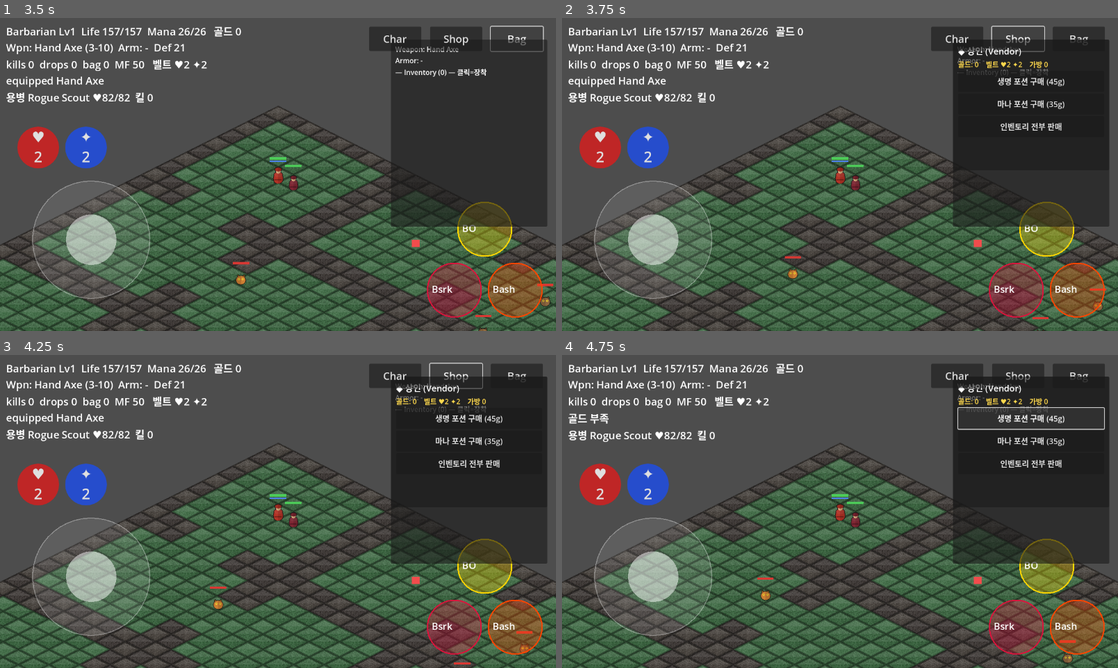
Above: before the commit, frames 1-4 (two rows, left to right).
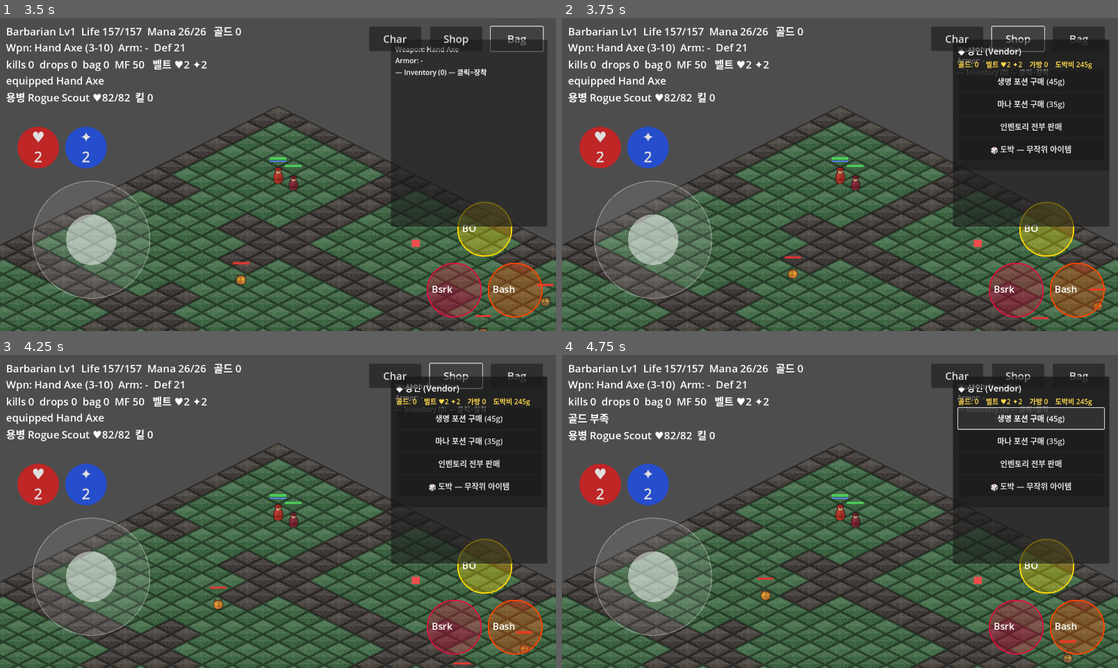
Above: after the commit, the same moments.

Repository: jflakeee/diablo
Game: Godot game, scene res://main.tscn
The game is run twice, just before and just after one commit, with the same random seed, the same clock (stepped at 60 frames per second) and the same inputs.
Inputs:
- Up to frame 1 (3.5 s): click "Normal" at 0.5 s; click "Normal" at 1.25 s; click "⚔ Barbarian — 근접 · 탱커" at 2 s; click "Bag" at 2.75 s
- Up to frame 2 (3.75 s): click "Shop" at 3.5 s
- Up to frame 3 (4.25 s): no input
- Up to frame 4 (4.75 s): click "생명 포션 구매 (45g)" at 4.25 s

Frame 1 is identical in both runs. In frame 2, 0.3% of the frame differs, in the area x 77-96%, y 13-44%; in frame 3, 0.3%; in frame 4, 0.3%.

Commit message:
feat(game_dungeon): 도박 시스템 (골드 소비처)
상인 도박: 골드 지불(200+Lv*45)→무작위 아이템(매직70/레어22/유니크8%).
베이스 랜덤, ilvl=플레이어Lv+5. 오토플레이 골드 여유 시 도박(검증).

실측(HD4000): barb 도박2회, 골드 순환 확인, 양쪽 PASS, 에러 0.

Co-Authored-By: Claude Opus 4.8 (1M context) <noreply@anthropic.com>

Diff:
--- a/prototype/game_dungeon/main.gd
+++ b/prototype/game_dungeon/main.gd
@@ -76,6 +76,7 @@
 const COST_MP_POT := 35
 var _vendor_panel: Panel
 var _gold_sold := 0
+var _gambles := 0
 # ── 스탯/스킬 포인트 분배(성장) ──
 var _stat_points := 0
 var _char_panel: Panel
@@ -1020,6 +1021,9 @@
 		_sell_all()
 	if _gold >= COST_HP_POT and _belt_hp < 3:
 		_buy_potion("health")
+	# 골드 여유 시 도박(검증)
+	if _gold > _gamble_cost() + 400:
+		_gamble()
 	if _class == "barbarian" and not _bo_done:
 		_cast_battle_orders()
 		_bo_done = true
@@ -1109,7 +1113,7 @@
 		print("[POT] quaffed=%d belt(♥%d ✦%d)" % [_potions_quaffed, _belt_hp, _belt_mp])
 		var mstate := ("alive %d/%d" % [_merc.life, _merc.max_life]) if (_merc != null and _merc.alive) else "down"
 		print("[MERC] kills=%d state=%s" % [_merc_kills, mstate])
-		print("[GOLD] gold=%d sold_total=%d" % [_gold, _gold_sold])
+		print("[GOLD] gold=%d sold_total=%d gambles=%d" % [_gold, _gold_sold, _gambles])
 		print("[CHAR] str=%d dex=%d vit=%d energy=%d mastery=%d unspent(stat=%d skill=%d)" % [
 			_player.stat_str, _player.stat_dex, _player.stat_vit, _player.stat_energy,
 			_player.skill_level("mastery" if _class != "sorceress" else "fireball"), _stat_points, _player.skill_points])
@@ -1612,6 +1616,7 @@
 	_vendor_btn(vb, "생명 포션 구매 (%dg)" % COST_HP_POT, func(): _buy_potion("health"))
 	_vendor_btn(vb, "마나 포션 구매 (%dg)" % COST_MP_POT, func(): _buy_potion("mana"))
 	_vendor_btn(vb, "인벤토리 전부 판매", func(): _sell_all())
+	_vendor_btn(vb, "🎲 도박 — 무작위 아이템", func(): _gamble())
 
 func _vendor_btn(vb: VBoxContainer, text: String, cb: Callable) -> void:
 	var b := Button.new()
@@ -1708,7 +1713,7 @@
 
 func _refresh_vendor() -> void:
 	if _vendor_gold_lbl:
-		_vendor_gold_lbl.text = "골드: %d    벨트 ♥%d ✦%d    가방 %d" % [_gold, _belt_hp, _belt_mp, _inventory.size()]
+		_vendor_gold_lbl.text = "골드: %d    벨트 ♥%d ✦%d    가방 %d    도박비 %dg" % [_gold, _belt_hp, _belt_mp, _inventory.size(), _gamble_cost()]
 
 func _buy_potion(ptype: String) -> void:
 	var cost := COST_HP_POT if ptype == "health" else COST_MP_POT
@@ -1720,6 +1725,35 @@
 		return
 	_gold -= cost
 	_combat_log = "%s 포션 구매" % ("생명" if ptype == "health" else "마나")
+	_refresh_vendor()
+
+func _gamble_cost() -> int:
+	return 200 + _player.level * 45
+
+# 도박: 골드 지불 → 무작위 아이템(매직 70% / 레어 22% / 유니크 8%)
+func _gamble() -> void:
+	var cost := _gamble_cost()
+	if _gold < cost:
+		_combat_log = "골드 부족 (도박 %dg)" % cost
+		return
+	_gold -= cost
+	_gambles += 1
+	var base: Dictionary
+	if _rng.randf() < 0.5:
+		base = Item.WEAPON_BASES[_rng.randi_range(0, Item.WEAPON_BASES.size() - 1)]
+	else:
+		base = Item.ARMOR_BASES[_rng.randi_range(0, Item.ARMOR_BASES.size() - 1)]
+	var ilvl := _player.level + 5
+	var r := _rng.randf() * 100.0
+	var q := "magic"
+	if r < 8.0 and Item.UNIQUES.has(String(base["name"])):
+		q = "unique"
+	elif r < 30.0:
+		q = "rare"
+	var it := Item.generate(_rng, base, ilvl, q)
+	_inventory.append(it)
+	_combat_log = "🎲 도박(%dg): %s" % [cost, Item.display_name(it)]
+	_rebuild_inv()
 	_refresh_vendor()
 
 func _sell_all() -> void:
